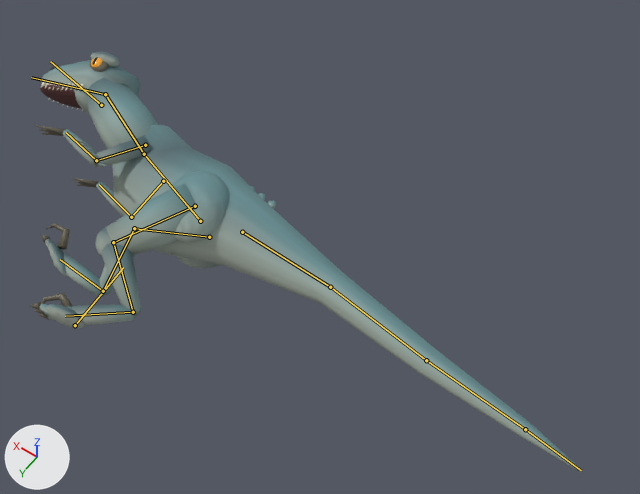
An edit to the Blender file Assets/Source/Dinosaurs/Raptor.blend, drawn before and after from the same camera.
Both versions are drawn from a camera (50 mm lens) standing at (-382.0, 246.0, 594.0) and looking at (-127.0, -111.0, 33.0). Lighting does not change. The marker at lower left points along +X, +Y and +Z. The first picture is the older version. Both versions are drawn at frame 29 of the action 'Raptor_Death'; the numbers are the values there. The bones that bend it are drawn over the model as lines.

The first picture shows 'SK_Raptor'.
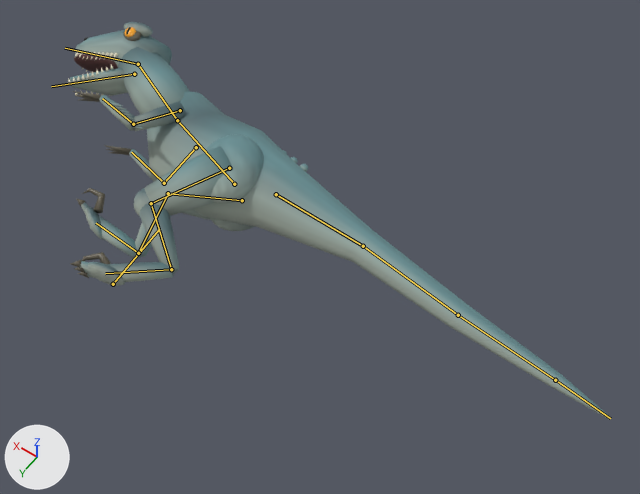
Where the change shows, as pixel boxes (x1, y1, x2, y2) in the pictures (640 x 494 px):
'SK_Raptor', posed: before (30, 52, 582, 472); after (68, 22, 611, 420)
bone 'root', root to tip: before (75, 325) to (123, 267); after (113, 284) to (159, 229)
bone 'jaw', root to tip: before (101, 105) to (50, 61); after (134, 74) to (51, 86)

The change, as a list of edits to the scene's bpy script:
```text
Change bone_root:
    where bone_root = bpy.data.objects['Rig_Raptor'].pose.bones['root']
    bone_root.location: (0.0, 0.0, -45.0) -> (0.0, 5.0, 0.0)
Change bone_jaw:
    where bone_jaw = bpy.data.objects['Rig_Raptor'].pose.bones['jaw']  # child of 'head'
    bone_jaw.rotation_euler: (0.436, 0.0, 0.0) -> (-0.436, 0.0, 0.0)  # degrees (25, 0, 0) -> degrees (-25, 0, 0)
```
